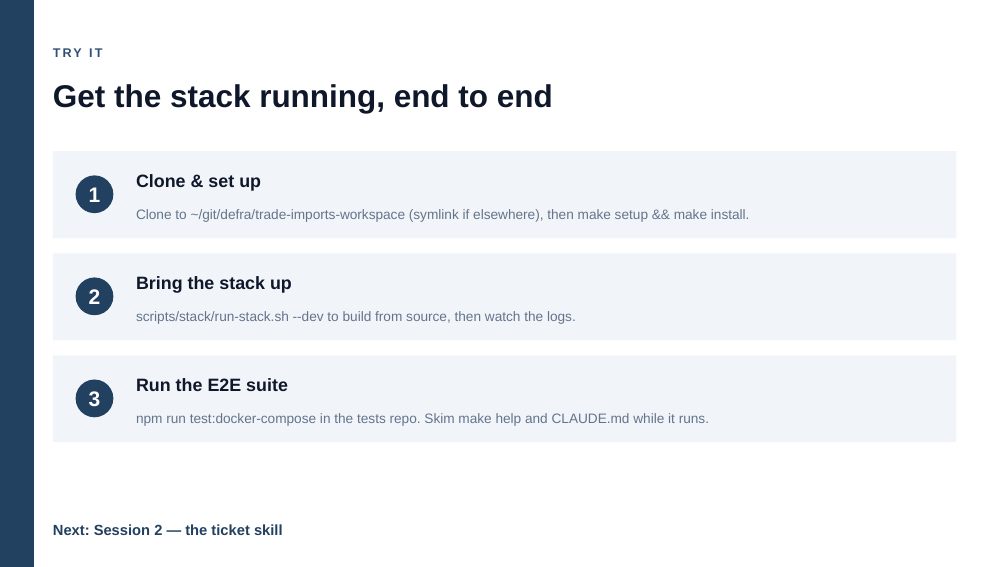
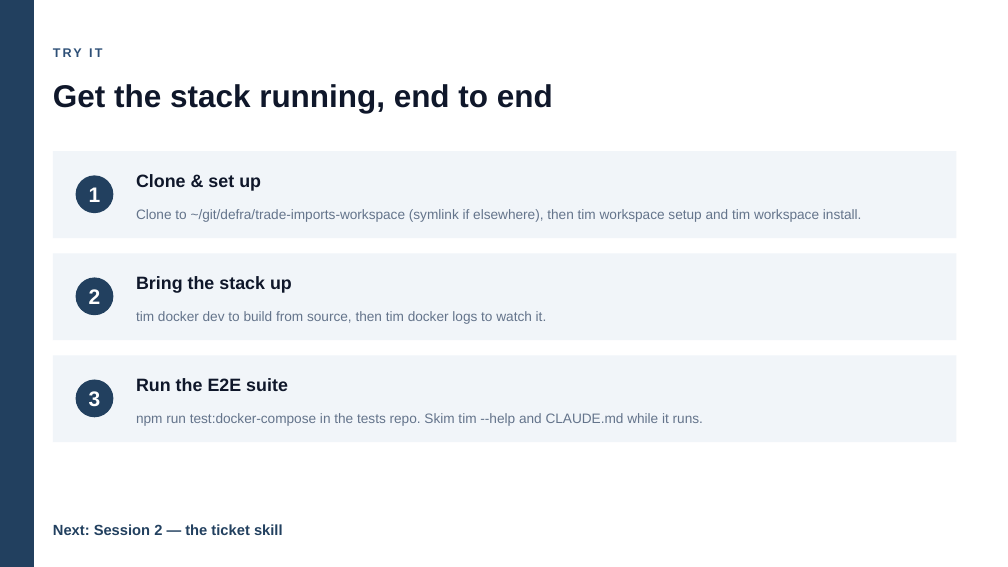
Before and after one commit to DEFRA/trade-imports-workspace, a slide deck: slide 9 of docs/onboarding/01-workspace.pptx. Drawn at 1008x567 pixels with LibreOffice and Linux fonts; fonts in the diff are those of the drawing. Boxes give left, top, right and bottom in pixels: in the first picture for what was removed or moved away, otherwise in the second. Text is boxed around its words. In the diff, an @@ line names an element or a change of style, - is before the commit and + after.

```diff
--- a/docs/onboarding/01-workspace.pptx
+++ b/docs/onboarding/01-workspace.pptx
@@ text at box(136, 209, 862, 222): text changed @@
-Clone to ~/git/defra/trade-imports-workspace (symlink if elsewhere), then make setup && make install.
+Clone to ~/git/defra/trade-imports-workspace (symlink if elsewhere), then tim workspace setup and tim workspace install.
@@ text at box(136, 311, 547, 324): text changed @@
-scripts/stack/run-stack.sh --dev to build from source, then watch the logs.
+tim docker dev to build from source, then tim docker logs to watch it.
@@ text at box(136, 413, 703, 426): text changed @@
-npm run test:docker-compose in the tests repo. Skim make help and CLAUDE.md while it runs.
+npm run test:docker-compose in the tests repo. Skim tim --help and CLAUDE.md while it runs.
```
Also in this commit, not shown: 3 other slides changed, 5 other files.
